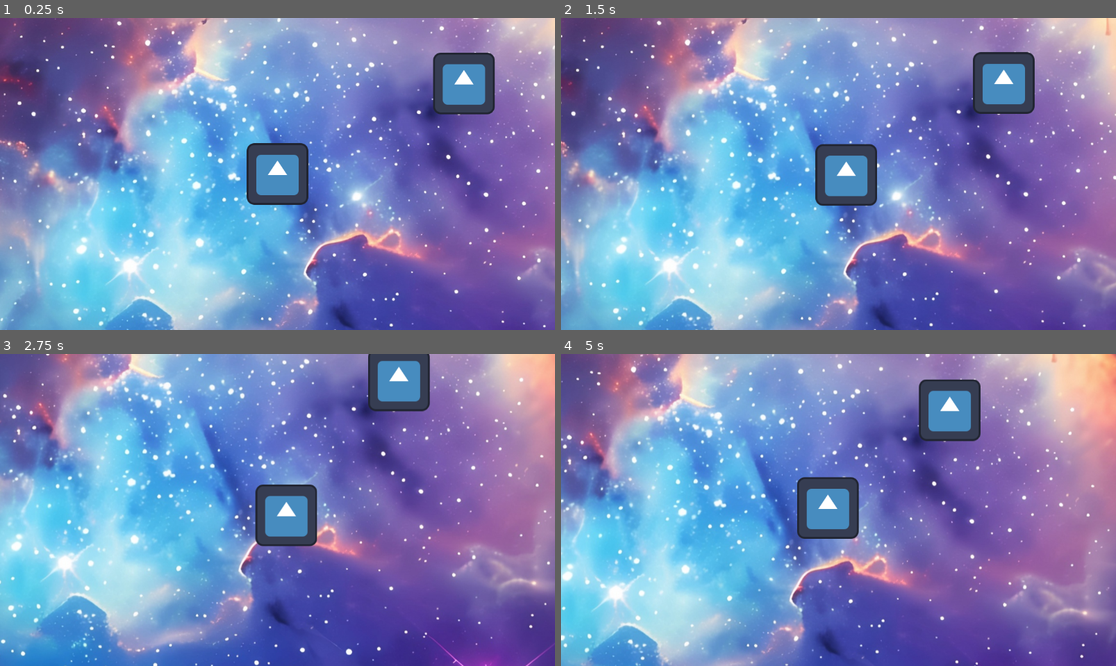
Above: before the commit, frames 1-4 (two rows, left to right).
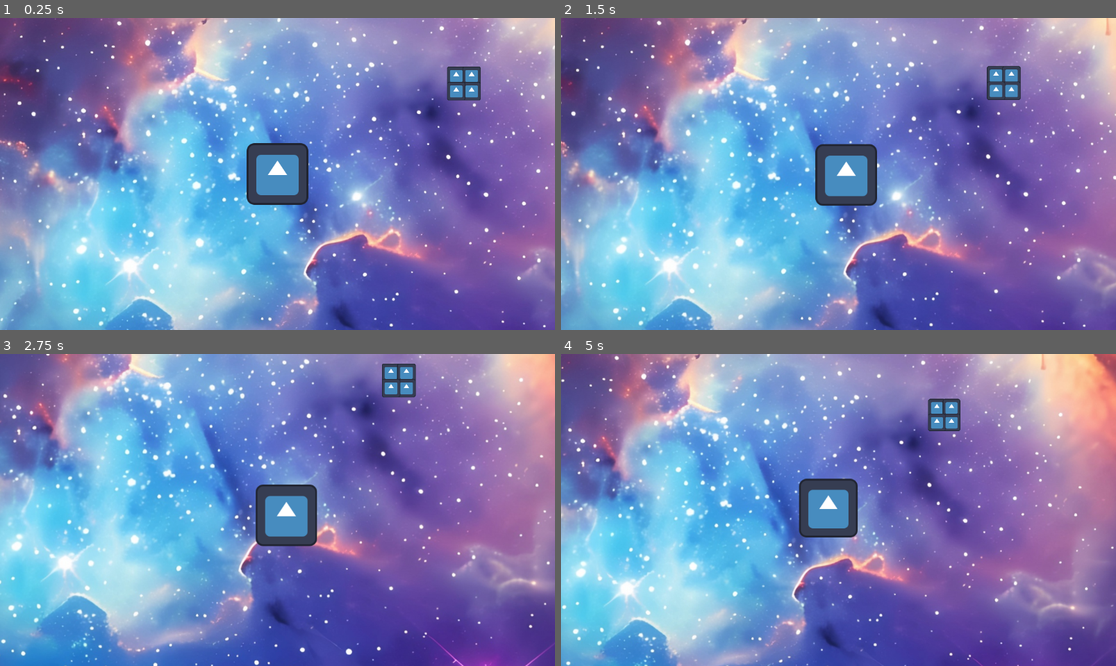
Above: after the commit, the same moments.

Repository: V4LKdev/BossRush25
Game: Godot game, scene res://scenes/Game.tscn
The game is run twice, just before and just after one commit, with the same random seed, the same clock (stepped at 60 frames per second) and the same inputs. The engine's default icon, where the game draws it, is replaced by a stand-in: a white triangle on a blue panel in a dark square.
Inputs (mouse positions are in pixels of both pictures, inside the frame that each line leads up to):
- Up to frame 1 (0.25 s): no input
- Up to frame 2 (1.5 s): tap Enter at 0.5 s; move the mouse to (960, 158) at 0.52 s; hold D (right) 0.53-1.28 s; tap Mouse wheel down (scrolldown, bound only after the commit) at 0.6 s; tap Mouse wheel up (scrollup, bound only after the commit) at 0.8, 1.35 s; move the mouse to (727, 189) at 1.27 s; hold S (down) from 1.28 s (still down)
- Up to frame 3 (2.75 s): tap Mouse wheel down (scrolldown, bound only after the commit) at 1.55 s; move the mouse to (333, 441) at 2.02 s; release S (down) at 2.03 s; hold D (right) from 2.03 s (still down); click (333, 441) at 2.1 s; tap Mouse wheel up (scrollup, bound only after the commit) at 2.3 s
- Up to frame 4 (5 s): move the mouse to (810, 572) at 2.77 s; release D (right) at 2.78 s; hold W (up) 2.78-3.53 s; tap Mouse wheel down (scrolldown, bound only after the commit) at 2.85, 4.35 s; move the mouse to (1005, 556) at 3.52 s; hold A (left) from 3.53 s (still down); tap Mouse wheel up (scrollup, bound only after the commit) at 3.6 s; move the mouse to (672, 463) at 4.27 s

The runs differ from the first frame. In frame 1, 1.9% of the frame differs, in the area x 77-90%, y 11-31%; in frame 2, 1.9%; in frame 3, 1.9%; in frame 4, 21%, in the area x 0-100%, y 0-100%.

Commit message:
Everything from proto

Diff:
--- a/project.godot
+++ b/project.godot
@@ -54,6 +54,16 @@
 "events": [Object(InputEventMouseButton,"resource_local_to_scene":false,"resource_name":"","device":-1,"window_id":0,"a …(253 unchanged characters)…
 ]
 }
+scrollup={
+"deadzone": 0.5,
+"events": [Object(InputEventMouseButton,"resource_local_to_scene":false,"resource_name":"","device":-1,"window_id":0,"alt_pressed":false,"shift_pressed":false,"ctrl_pressed":false,"meta_pressed":false,"button_mask":0,"position":Vector2(0, 0),"global_position":Vector2(0, 0),"factor":1.0,"button_index":4,"canceled":false,"pressed":false,"double_click":false,"script":null)
+]
+}
+scrolldown={
+"deadzone": 0.5,
+"events": [Object(InputEventMouseButton,"resource_local_to_scene":false,"resource_name":"","device":-1,"window_id":0,"alt_pressed":false,"shift_pressed":false,"ctrl_pressed":false,"meta_pressed":false,"button_mask":0,"position":Vector2(0, 0),"global_position":Vector2(0, 0),"factor":1.0,"button_index":5,"canceled":false,"pressed":false,"double_click":false,"script":null)
+]
+}
 
 [physics]
 
--- a/scenes/Game.tscn
+++ b/scenes/Game.tscn
@@ -13,3 +13,21 @@
 
 [node name="Pinata" parent="." instance=ExtResource("3_opkq5")]
 position = Vector2(387, -188)
+
+[node name="Pinata2" parent="." instance=ExtResource("3_opkq5")]
+position = Vector2(163, -466)
+
+[node name="Pinata3" parent="." instance=ExtResource("3_opkq5")]
+position = Vector2(-376, -450)
+
+[node name="Pinata4" parent="." instance=ExtResource("3_opkq5")]
+position = Vector2(-130, -754)
+
+[node name="Pinata5" parent="." instance=ExtResource("3_opkq5")]
+position = Vector2(698, -786)
+
+[node name="Pinata6" parent="." instance=ExtResource("3_opkq5")]
+position = Vector2(1002, -460)
+
+[node name="Pinata7" parent="." instance=ExtResource("3_opkq5")]
+position = Vector2(1002, -460)
--- a/scenes/Player.tscn
+++ b/scenes/Player.tscn
@@ -7,10 +7,12 @@
 
 [node name="Player" type="Node2D"]
 script = ExtResource("1_00c0w")
+MaxZoom = 1.0
+ZoomSpeed = 10.0
 
 [node name="Planet" parent="." instance=ExtResource("1_inyph")]
 
-[node name="Camera2D" type="Camera2D" parent="Planet"]
+[node name="Cam" type="Camera2D" parent="Planet"]
 unique_name_in_owner = true
 position_smoothing_enabled = true
 
--- a/scenes/coins/Pinata.tscn
+++ b/scenes/coins/Pinata.tscn
@@ -17,6 +17,23 @@
 [node name="Target" parent="." instance=ExtResource("2_dg3pv")]
 
 [node name="Sprite2D" type="Sprite2D" parent="."]
+position = Vector2(-16, -16)
+scale = Vector2(0.3, 0.3)
+texture = ExtResource("2_3me5q")
+
+[node name="Sprite2D2" type="Sprite2D" parent="."]
+position = Vector2(16, -16)
+scale = Vector2(0.3, 0.3)
+texture = ExtResource("2_3me5q")
+
+[node name="Sprite2D3" type="Sprite2D" parent="."]
+position = Vector2(16, 16)
+scale = Vector2(0.3, 0.3)
+texture = ExtResource("2_3me5q")
+
+[node name="Sprite2D4" type="Sprite2D" parent="."]
+position = Vector2(-16, 16)
+scale = Vector2(0.3, 0.3)
 texture = ExtResource("2_3me5q")
 
 [node name="CollisionShape2D" type="CollisionShape2D" parent="."]
--- a/scenes/player.gd
+++ b/scenes/player.gd
@@ -4,12 +4,12 @@
 @export var PROJECTILE: PackedScene = preload("res://scenes/Projectile.tscn")
 @export var ProjectileDamage = 1.0
 
-# Called when the node enters the scene tree for the first time.
-func _ready() -> void:
-	pass # Replace with function body.
+@export var MinZoom = 0.3
+@export var MaxZoom = 2.0
+@export var ZoomSpeed = 1.0
 
+var zoom: float = MaxZoom
 
-# Called every frame. 'delta' is the elapsed time since the previous frame.
 func _process(delta: float) -> void:
 	var dir = Vector2()
 
@@ -25,7 +25,20 @@
 	if Input.is_action_just_pressed("fire"):
 		handleFire()
 
+	handleZoom(delta)
+
 	$Planet.addInput(dir)
+
+func handleZoom(delta: float) -> void:
+	var t = 0
+	if Input.is_action_just_released("scrollup"):
+		t = 1
+	elif Input.is_action_just_released("scrolldown"):
+		t = -1
+
+	zoom = clampf(zoom + t * delta * 3, MinZoom, MaxZoom)
+	%Cam.zoom.x = lerpf(%Cam.zoom.x, zoom, ZoomSpeed * delta)
+	%Cam.zoom.y = lerpf(%Cam.zoom.y, zoom, ZoomSpeed * delta)
 
 func handleFire():
 	var target = getCursorPosition()
@@ -46,7 +59,6 @@
 
 	spawnProjectile((target - spawnPos).normalized(), spawnPos)
 
-
 func spawnProjectile(dir: Vector2, pos: Vector2):
 	var p = PROJECTILE.instantiate() as Projectile
 	p.global_position = pos
